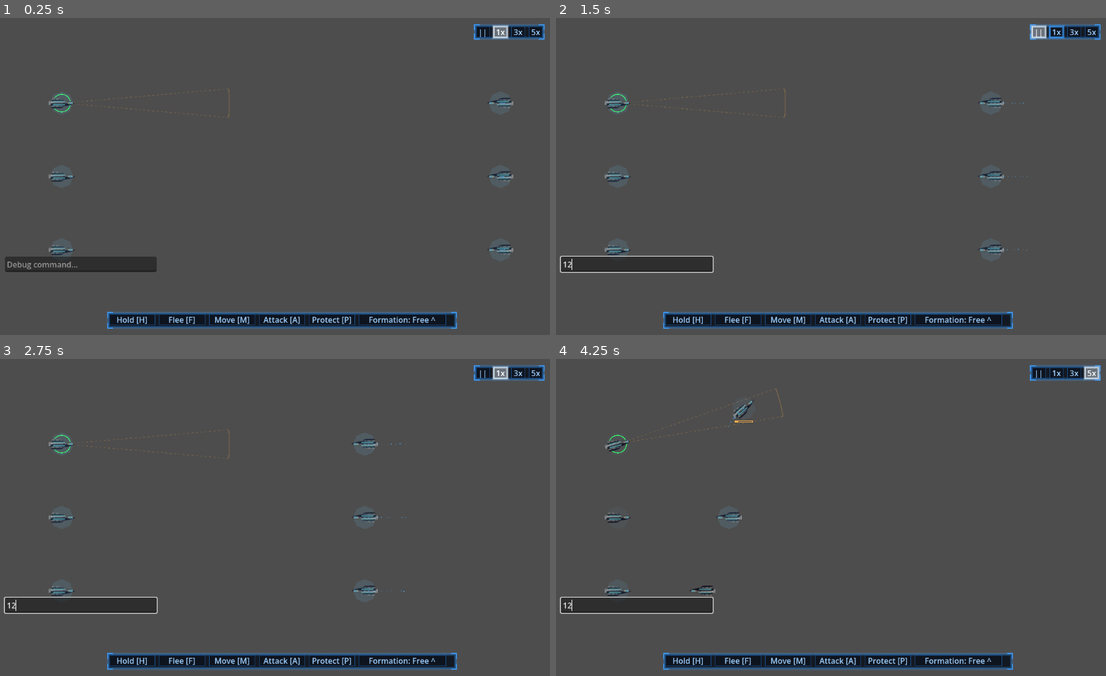
Above: before the commit, frames 1-4 (two rows, left to right).
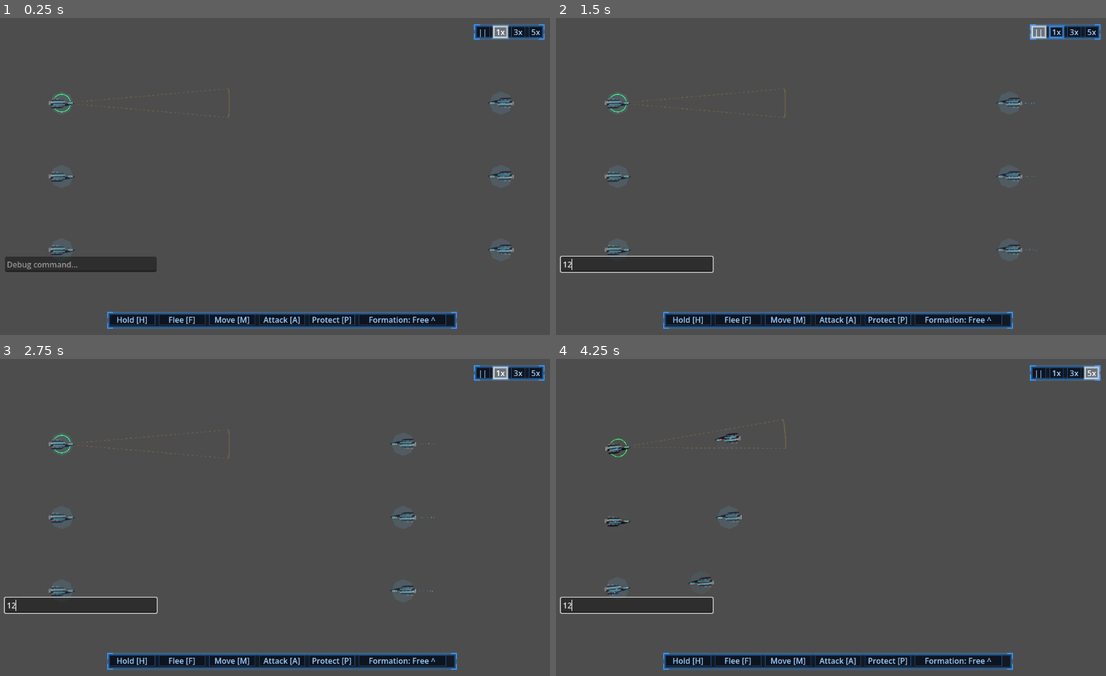
Above: after the commit, the same moments.

Repository: darthlemi/SpaceGame
Game: Godot game, scene res://scenes/combat/combat_scene.tscn
Same seed, same stepped clock (60 frames per second), same inputs: the game is played once before the commit and once after it. This scene is started directly instead of the project's main scene.
Inputs (mouse positions are in pixels of both pictures, inside the frame that each line leads up to):
- Up to frame 1 (0.25 s): no input
- Up to frame 2 (1.5 s): click (638, 265) at 0.52 s; type "12" at 0.6 s; click "||" at 1.25 s
- Up to frame 3 (2.75 s): click "1x" at 2 s
- Up to frame 4 (4.25 s): click "3x" at 2.75 s; click "5x" at 3.5 s

The runs differ from the first frame. In frame 1, less than 0.1% of the frame differs, in the area x 88-94%, y 25-75%; in frame 2, 0.4%; in frame 3, 0.5%; in frame 4, 0.8%, in the area x 8-42%, y 9-75%.

Commit message:
Ships focus their best weapons, jink against incoming fire, and fly slower
- Ship.primary_weapons ranks non-PD weapons by dps and caps the firing set
  at PRIMARY_WEAPON_COUNT (2); _process_weapons holds back the rest so a
  ship commits to its best guns instead of spreading damage thin. PD mounts
  are exempt and keep firing independently.
- Incoming projectiles are tagged into a "projectiles" group; ships jink
  (_update_dodge/_dodge_vector) with an imperfect sideways offset when one
  targeting them gets close, fading back out over DODGE_DECAY_TIME. Applied
  to all three station-holding spots (_park_at, _process_hold_position,
  _process_protect).
- Retuned the three ShipEngine scenes for slower, heavier combat pacing
  (corvette/capital/freighter max_speed, acceleration, turn_rate all down).
  ShipType.BASE_STATS (campaign-layer travel speed) is untouched per the
  plan, so test_ship_type.gd's scene/BASE_STATS equality check was loosened
  to a sanity check instead of reverting the speed change.
- Adjusted test_weapon_focus_and_dodge_async.gd's target placement: the
  capital's off-center, narrow-arc mounts need enough standoff distance for
  the bearing angle to fall inside their fire arc, and the PD-always-fires
  check needs a 3-mount ship (corvette only has 1).

Co-Authored-By: Claude Sonnet 5 <noreply@anthropic.com>

Diff:
--- a/scenes/ship/ship_capital.tscn
+++ b/scenes/ship/ship_capital.tscn
@@ -33,9 +33,9 @@
 
 [node name="Engine" type="Node2D" parent="."]
 script = ExtResource("4")
-max_speed = 90.0
-turn_rate = 1.0
-acceleration = 60.0
+max_speed = 80.0
+turn_rate = 0.85
+acceleration = 50.0
 hitbox_radius = 16.0
 position = Vector2(-53, 0)
 
--- a/scenes/ship/ship_corvette.tscn
+++ b/scenes/ship/ship_corvette.tscn
@@ -33,9 +33,9 @@
 
 [node name="Engine" type="Node2D" parent="."]
 script = ExtResource("4")
-max_speed = 280.0
-turn_rate = 5.0
-acceleration = 220.0
+max_speed = 200.0
+turn_rate = 3.5
+acceleration = 160.0
 hitbox_radius = 10.0
 position = Vector2(-30, 0)
 
--- a/scenes/ship/ship_freighter.tscn
+++ b/scenes/ship/ship_freighter.tscn
@@ -31,9 +31,9 @@
 
 [node name="Engine" type="Node2D" parent="."]
 script = ExtResource("4")
-max_speed = 110.0
-turn_rate = 1.5
-acceleration = 80.0
+max_speed = 95.0
+turn_rate = 1.2
+acceleration = 65.0
 hitbox_radius = 16.0
 position = Vector2(-45, 0)
 
--- a/scripts/ship/ship.gd
+++ b/scripts/ship/ship.gd
@@ -16,6 +16,17 @@
 
 # How far a Protect order's guard sits from the ship it's protecting.
 const PROTECT_STANDOFF := 150.0
+
+# Non-PD weapons a ship commits to firing; the rest hold fire so damage focuses down targets
+# instead of spreading thin. PD is exempt: it fires independently off incoming threats.
+const PRIMARY_WEAPON_COUNT := 2
+
+# How close an incoming projectile must get before its target starts jinking.
+const DODGE_REACT_RADIUS := 250.0
+# Sideways distance of a jink at full strength.
+const DODGE_OFFSET := 60.0
+# How long a jink takes to fade back to zero.
+const DODGE_DECAY_TIME := 0.6
 
 signal jumped_out(ship: Ship)
 
@@ -41,6 +52,9 @@
 var arena_rect: Rect2 = Rect2()
 var has_fled: bool = false
 var _flee_spool: float = 0.0
+
+var _dodge_offset: Vector2 = Vector2.ZERO
+var _dodge_timer: float = 0.0
 
 var _hold_position_anchor: Vector2 = Vector2.ZERO
 var _hold_center: Vector2 = Vector2.ZERO
@@ -228,6 +242,7 @@
 	return best
 
 func _physics_process(delta: float) -> void:
+	_update_dodge(delta)
 	_engaged_target = null
 	_parking = false
 	_process_order_movement(delta)
@@ -335,6 +350,7 @@
 	# Bombers pass 0 to ram the centre; everything else stands off from the hull edge.
 	var centre_gap := standoff + _hit_radius_of(target) if standoff > 0.0 else 0.0
 	var station := target_pos + bearing * centre_gap
+	station += _dodge_vector()
 	var ally_positions: Array[Vector2] = []
 	for ally in allies:
 		if ally != self:
@@ -375,6 +391,22 @@
 
 # Idle ships hunt the best-scored enemy anywhere, re-picking every RETARGET_INTERVAL (or at
 # once when the target is gone); they loiter only once no enemy is left.
+func _update_dodge(delta: float) -> void:
+	_dodge_timer = maxf(_dodge_timer - delta, 0.0)
+	if _dodge_timer > 0.0:
+		return
+	for p in get_tree().get_nodes_in_group(&"projectiles"):
+		if is_instance_valid(p) and p.target == self and global_position.distance_to(p.global_position) <= DODGE_REACT_RADIUS:
+			var side: Vector2 = p.travel_direction.orthogonal()
+			_dodge_offset = side * DODGE_OFFSET * (1.0 if randf() < 0.5 else -1.0)
+			_dodge_timer = DODGE_DECAY_TIME
+			break
+
+# The current jink offset, full strength right after a dodge triggers, fading linearly
+# back to zero over DODGE_DECAY_TIME.
+func _dodge_vector() -> Vector2:
+	return _dodge_offset * (_dodge_timer / DODGE_DECAY_TIME) if _dodge_timer > 0.0 else Vector2.ZERO
+
 func _process_hold(delta: float, candidates: Array) -> void:
 	_retarget_timer -= delta
 	if _retarget_timer <= 0.0 or not _is_live_target(_idle_target):
@@ -408,7 +440,7 @@
 	var face := global_position + Vector2.RIGHT.rotated(rotation) * 100.0
 	if _idle_target != null:
 		face = _idle_target.global_position
-	var result := engine.hold_station(global_position, rotation, face, _hold_position_anchor, delta)
+	var result := engine.hold_station(global_position, rotation, face, _hold_position_anchor + _dodge_vector(), delta)
 	rotation = result["rotation"]
 	velocity = result["velocity"]
 
@@ -471,6 +503,7 @@
 		if ally != self and ally.current_order != null and ally.current_order.type == Order.Type.PROTECT and ally.current_order.target_ship == protectee:
 			protector_positions.append(ally.global_position)
 	station += CombatTactics.separation_push(global_position, protector_positions, hit_radius * CombatTactics.SEPARATION_RADIUS_FACTOR) * CombatTactics.SEPARATION_STRENGTH
+	station += _dodge_vector()
 	var result := engine.hold_station(global_position, rotation, face, station, delta)
 	rotation = result["rotation"]
 	velocity = result["velocity"]
@@ -551,8 +584,11 @@
 		return
 	var candidates := _enemy_candidates()
 	var primary := Ship.pick_autofire_target(current_order, candidates, global_position, attack_range(), idle_target())
+	var focus := Ship.primary_weapons(working_weapons())
 	for mount in weapon_mounts:
 		if not mount.can_fire():
+			continue
+		if mount.weapon != null and not mount.weapon.point_defense and not focus.has(mount.weapon):
 			continue
 		var target := Ship.pick_mount_target(mount, primary, candidates)
 		if target != null:
@@ -581,6 +617,13 @@
 			best_range = candidate.weapon_range
 	return best_range
 
+# The ship's best non-PD weapons by dps, capped at PRIMARY_WEAPON_COUNT. PD
+# keeps firing independently (it's defense, not the offensive focus here).
+static func primary_weapons(weapons: Array[Weapon]) -> Array[Weapon]:
+	var ranked := CombatTactics.range_weapons(weapons).duplicate()
+	ranked.sort_custom(func(a: Weapon, b: Weapon) -> bool: return CombatTactics.weapon_dps(a) > CombatTactics.weapon_dps(b))
+	return ranked.slice(0, PRIMARY_WEAPON_COUNT)
+
 static func nearest_in_range(candidates: Array, own_position: Vector2, max_range: float) -> Node2D:
 	var nearest: Node2D = null
 	var nearest_dist := max_range
--- a/scripts/weapons/weapon_mount.gd
+++ b/scripts/weapons/weapon_mount.gd
@@ -56,6 +56,7 @@
 	for i in range(weapon.submissile_count):
 		var projectile: Node2D = weapon.projectile_scene.instantiate()
 		host.add_child(projectile)
+		projectile.add_to_group(&"projectiles")
 		projectile.global_position = global_position
 		if weapon.projectile_speed > 0.0:
 			projectile.speed = weapon.projectile_speed
--- a/tests/run_tests.gd
+++ b/tests/run_tests.gd
@@ -320,6 +320,12 @@
 		print("FAIL [%s]: %s" % [respawn_panel_test.resource_path, f])
 	total_failures += respawn_panel_failures.size()
 
+	var weapon_focus_and_dodge_test = load("res://tests/test_weapon_focus_and_dodge_async.gd")
+	var weapon_focus_and_dodge_failures: Array[String] = await weapon_focus_and_dodge_test.run_async(self)
+	for f in weapon_focus_and_dodge_failures:
+		print("FAIL [%s]: %s" % [weapon_focus_and_dodge_test.resource_path, f])
+	total_failures += weapon_focus_and_dodge_failures.size()
+
 	if total_failures == 0:
 		print("All tests passed.")
 	else:
--- a/tests/test_ship.gd
+++ b/tests/test_ship.gd
@@ -50,6 +50,7 @@
 	_check_hold_hunt(failures)
 	_check_mount_target(failures)
 	_check_receive_weapon_damage(failures)
+	_check_primary_weapons(failures)
 
 	return failures
 
@@ -552,6 +553,24 @@
 	behind.free()
 	ahead.free()
 
+static func _check_primary_weapons(failures: Array[String]) -> void:
+	var pd := _make_weapon(150.0, 5.0, 1.0)
+	pd.point_defense = true
+	var weakest := _make_weapon(300.0, 5.0, 1.0)
+	var middle := _make_weapon(300.0, 10.0, 1.0)
+	var strongest := _make_weapon(300.0, 20.0, 1.0)
+	var picked := Ship.primary_weapons([pd, weakest, middle, strongest])
+	if picked.size() != 2 or not picked.has(strongest) or not picked.has(middle):
+		failures.append("primary_weapons: expected the top 2 non-PD weapons by dps, got %s" % [picked])
+	if picked.has(pd):
+		failures.append("primary_weapons: expected PD excluded from the ranked set")
+	var only_one := Ship.primary_weapons([weakest])
+	if only_one != [weakest]:
+		failures.append("primary_weapons: expected a single weapon returned unchanged, got %s" % [only_one])
+	var all_pd := Ship.primary_weapons([pd])
+	if all_pd != [pd]:
+		failures.append("primary_weapons: expected range_weapons' all-PD fallback kept, got %s" % [all_pd])
+
 static func _free_bare_ship(ship: Ship) -> void:
 	for mount in ship.weapon_mounts:
 		mount.free()
--- a/tests/test_ship_type.gd
+++ b/tests/test_ship_type.gd
@@ -23,13 +23,19 @@
 	if ShipType.crew_for(ShipType.Kind.CAPITAL) <= ShipType.crew_for(ShipType.Kind.CORVETTE):
 		failures.append("crew_for: expected Capital to need more crew than Corvette")
 
+	# base_speed_for/BASE_STATS.turn_rate drive the campaign-layer travel speed, which is
+	# independent of the in-combat ShipEngine tuning on the ship scenes (Task 4 retuned the
+	# latter for slower, heavier combat pacing without touching BASE_STATS) -- so these only
+	# check the values are sane, not that they match the scene.
 	for kind in ShipType.Kind.values():
 		var scene_ship: Ship = ShipType.scene_for(kind).instantiate()
 		var scene_engine: ShipEngine = scene_ship.get_node("Engine")
-		if not is_equal_approx(ShipType.base_speed_for(kind), scene_engine.max_speed):
-			failures.append("base_speed_for(%s): expected the scene's Engine.max_speed %s, got %s" % [kind, scene_engine.max_speed, ShipType.base_speed_for(kind)])
-		if not is_equal_approx(ShipType.BASE_STATS[kind]["turn_rate"], scene_engine.turn_rate):
-			failures.append("BASE_STATS turn_rate(%s): expected the scene's Engine.turn_rate %s, got %s" % [kind, scene_engine.turn_rate, ShipType.BASE_STATS[kind]["turn_rate"]])
+		if ShipType.base_speed_for(kind) <= 0.0:
+			failures.append("base_speed_for(%s): expected a positive campaign travel speed, got %s" % [kind, ShipType.base_speed_for(kind)])
+		if ShipType.BASE_STATS[kind]["turn_rate"] <= 0.0:
+			failures.append("BASE_STATS turn_rate(%s): expected a positive campaign turn rate, got %s" % [kind, ShipType.BASE_STATS[kind]["turn_rate"]])
+		if scene_engine.max_speed <= 0.0 or scene_engine.turn_rate <= 0.0:
+			failures.append("scene Engine(%s): expected positive max_speed/turn_rate, got %s/%s" % [kind, scene_engine.max_speed, scene_engine.turn_rate])
 		scene_ship.free()
 
 	var comp := ShipType.new_composition(ShipType.Kind.CAPITAL)
--- /dev/null
+++ b/tests/test_weapon_focus_and_dodge_async.gd
@@ -0,0 +1,106 @@
+extends RefCounted
+
+const CorvetteScene = preload("res://scenes/ship/ship_corvette.tscn")
+const CapitalScene = preload("res://scenes/ship/ship_capital.tscn")
+const Railgun = preload("res://resources/weapons/railgun.tres")
+const PdLaserTurret = preload("res://resources/weapons/pd_laser_turret.tres")
+
+const ENEMY_GROUP := &"test_focus_enemies"
+const ALLY_GROUP := &"test_focus_allies"
+
+static func run_async(tree: SceneTree) -> Array[String]:
+	var failures: Array[String] = []
+	await _check_only_primary_weapons_fire(tree, failures)
+	await _check_pd_fires_regardless(tree, failures)
+	await _check_dodge_offsets_station(tree, failures)
+	return failures
+
+static func _spawn_dummy(tree: SceneTree, pos: Vector2, group: StringName) -> Ship:
+	var ship: Ship = CorvetteScene.instantiate()
+	tree.root.add_child(ship)
+	ship.global_position = pos
+	for mount in ship.weapon_mounts:
+		mount.weapon = null
+	ship.ally_group = group
+	ship.add_to_group(group)
+	ship.enemy_group = ENEMY_GROUP if group == ALLY_GROUP else ALLY_GROUP
+	ship.set_physics_process(false)
+	ship.hull.max_hp = 1.0e9
+	ship.hull.current_hp = 1.0e9
+	await tree.physics_frame
+	return ship
+
+static func _run_for(tree: SceneTree, seconds: float) -> void:
+	for i in int(seconds * Engine.physics_ticks_per_second):
+		await tree.physics_frame
+
+static func _cleanup(tree: SceneTree, nodes: Array) -> void:
+	for node in nodes:
+		if is_instance_valid(node):
+			node.queue_free()
+	await tree.physics_frame
+
+static func _check_only_primary_weapons_fire(tree: SceneTree, failures: Array[String]) -> void:
+	# Far enough that the side mounts' lateral offset (+-25px) stays inside their narrow
+	# 10-degree fire arc (a few hundred px away keeps the bearing error under the 5-degree
+	# half-arc), but still inside the railgun's 500 range.
+	var target := await _spawn_dummy(tree, Vector2(950.0, 500.0), ENEMY_GROUP)
+	var capital: Ship = CapitalScene.instantiate()
+	tree.root.add_child(capital)
+	capital.global_position = Vector2(500.0, 500.0)
+	# Capital has 3 mounts: wire 3 distinct-dps railguns so one is clearly
+	# the lowest and must be held back.
+	var weak := Railgun.duplicate()
+	weak.damage = 1.0
+	capital.weapon_mounts[0].weapon = weak
+	capital.weapon_mounts[1].weapon = Railgun.duplicate()
+	capital.weapon_mounts[2].weapon = Railgun.duplicate()
+	capital.ally_group = ALLY_GROUP
+	capital.add_to_group(ALLY_GROUP)
+	capital.enemy_group = ENEMY_GROUP
+	await tree.physics_frame
+	capital.execute_order(Order.attack_target(target))
+	await _run_for(tree, 1.0)
+	if capital.weapon_mounts[0].cooldown_remaining > 0.0:
+		failures.append("only_primary_weapons_fire: expected the lowest-dps mount to be held back, but it fired")
+	if capital.weapon_mounts[1].cooldown_remaining <= 0.0 and capital.weapon_mounts[2].cooldown_remaining <= 0.0:
+		failures.append("only_primary_weapons_fire: expected the two higher-dps mounts to fire")
+	await _cleanup(tree, [target, capital])
+
+static func _check_pd_fires_regardless(tree: SceneTree, failures: Array[String]) -> void:
+	var target := await _spawn_dummy(tree, Vector2(600.0, 500.0), ENEMY_GROUP)
+	# The corvette scene has only 1 weapon mount, so this needs the capital's 3 mounts to
+	# wire a PD turret alongside two higher-dps non-PD weapons that legitimately fill the
+	# top-2 focus set, proving PD fires independently rather than by being the sole option.
+	var ship: Ship = CapitalScene.instantiate()
+	tree.root.add_child(ship)
+	ship.global_position = Vector2(500.0, 500.0)
+	ship.weapon_mounts[0].weapon = PdLaserTurret
+	ship.weapon_mounts[1].weapon = Railgun.duplicate()
+	ship.weapon_mounts[2].weapon = Railgun.duplicate()
+	ship.ally_group = ALLY_GROUP
+	ship.add_to_group(ALLY_GROUP)
+	ship.enemy_group = ENEMY_GROUP
+	await tree.physics_frame
+	ship.execute_order(Order.attack_target(target))
+	await _run_for(tree, 1.0)
+	if ship.weapon_mounts[0].cooldown_remaining <= 0.0:
+		failures.append("pd_fires_regardless: expected the PD mount to fire even when not in the top-2 ranked set")
+	await _cleanup(tree, [target, ship])
+
+static func _check_dodge_offsets_station(tree: SceneTree, failures: Array[String]) -> void:
+	var target := await _spawn_dummy(tree, Vector2(700.0, 500.0), ENEMY_GROUP)
+	var attacker := await _spawn_dummy(tree, Vector2(500.0, 500.0), ALLY_GROUP)
+	attacker.set_physics_process(true)
+	attacker.weapon_mounts[0].weapon = Railgun
+	var projectile := Projectile.new()
+	tree.root.add_child(projectile)
+	projectile.global_position = target.global_position
+	projectile.target = attacker
+	projectile.travel_direction = (attacker.global_position - target.global_position).normalized()
+	projectile.add_to_group(&"projectiles")
+	attacker.execute_order(Order.hold_position())
+	await tree.physics_frame
+	if attacker._dodge_timer <= 0.0:
+		failures.append("dodge_offsets_station: expected an incoming projectile targeting this ship to start a dodge")
+	await _cleanup(tree, [target, attacker, projectile])
Not shown, added: tests/test_weapon_focus_and_dodge_async.gd.uid
